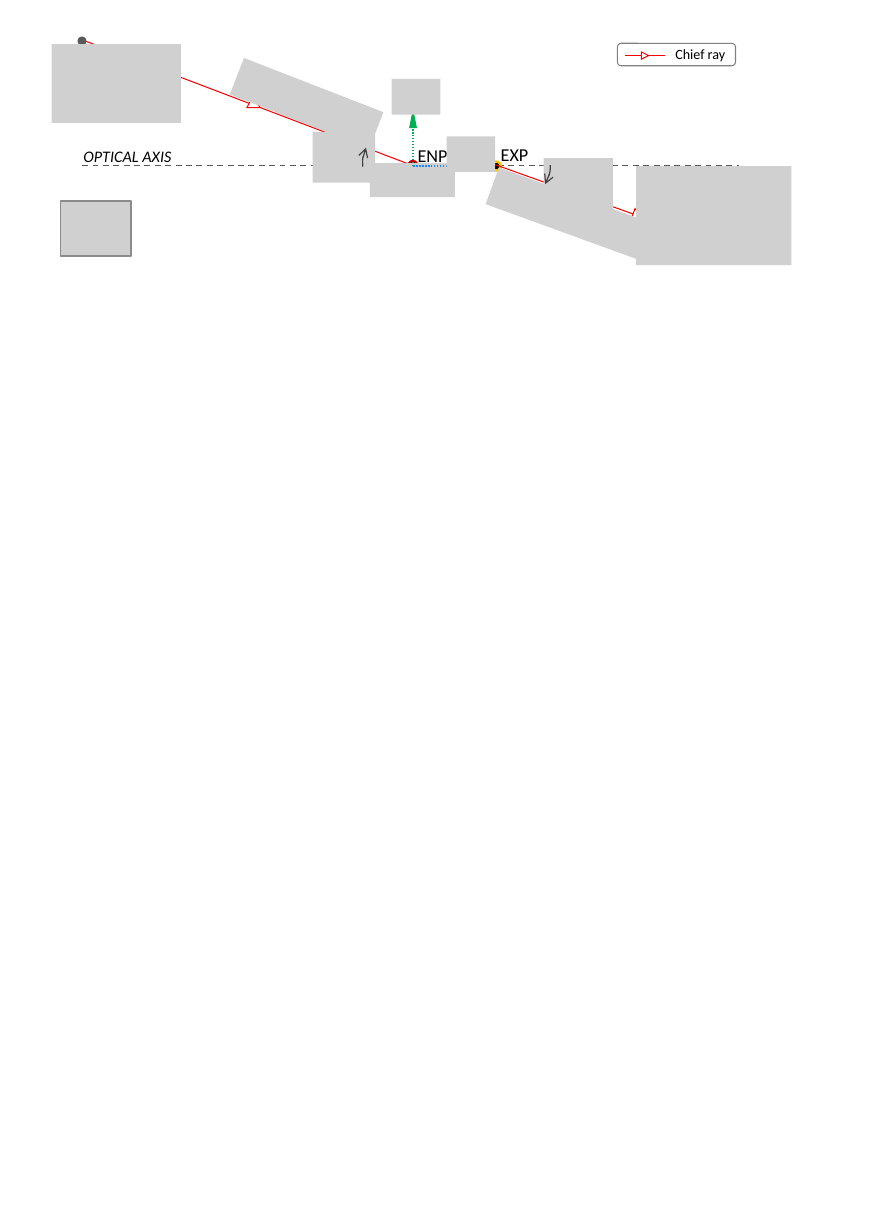
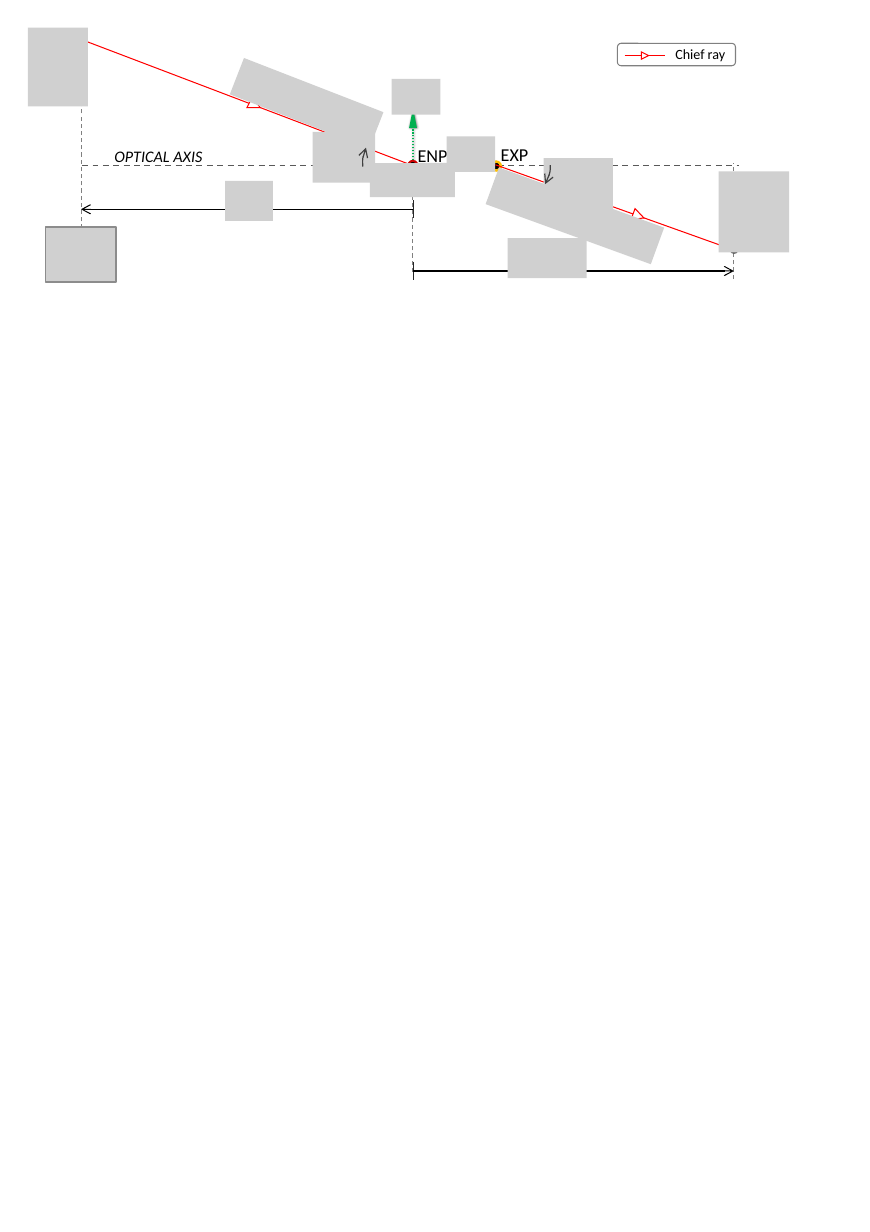
Before and after one commit to indranilsinharoy/phd-artifacts, a slide deck: slide 1 of chapters/chapter03_geometricmodel/figures/figures_PPT.pptx. Drawn at 870x1232 pixels with LibreOffice and Linux fonts; fonts in the diff are those of the drawing; grey boxes stand for pictures. Boxes give left, top, right and bottom in pixels: in the first picture for what was removed or moved away, otherwise in the second. Text is boxed around its words. In the diff, an @@ line names an element or a change of style, - is before the commit and + after.

```diff
--- a/chapters/chapter03_geometricmodel/figures/figures_PPT.pptx
+++ b/chapters/chapter03_geometricmodel/figures/figures_PPT.pptx
@@ picture removed at bbox=[52, 44, 181, 122] @@
@@ text "OPTICAL AXIS": place and size @@
-text "OPTICAL AXIS" at bbox=[83, 151, 171, 166]
+text "OPTICAL AXIS" at bbox=[114, 151, 202, 166]
@@ picture: place and size @@
-picture at bbox=[637, 167, 792, 265]
+picture at bbox=[719, 171, 790, 252]
@@ picture: place and size @@
-picture at bbox=[61, 202, 132, 257]
+picture at bbox=[45, 226, 116, 281]
@@ group added at bbox=[28, 28, 738, 280]: 5 lines, 3 pictures, 2 arrows, 1 ellipse @@
```
Also in this commit, not shown: 2 other slides changed, 1 slide added, 5 other files.
